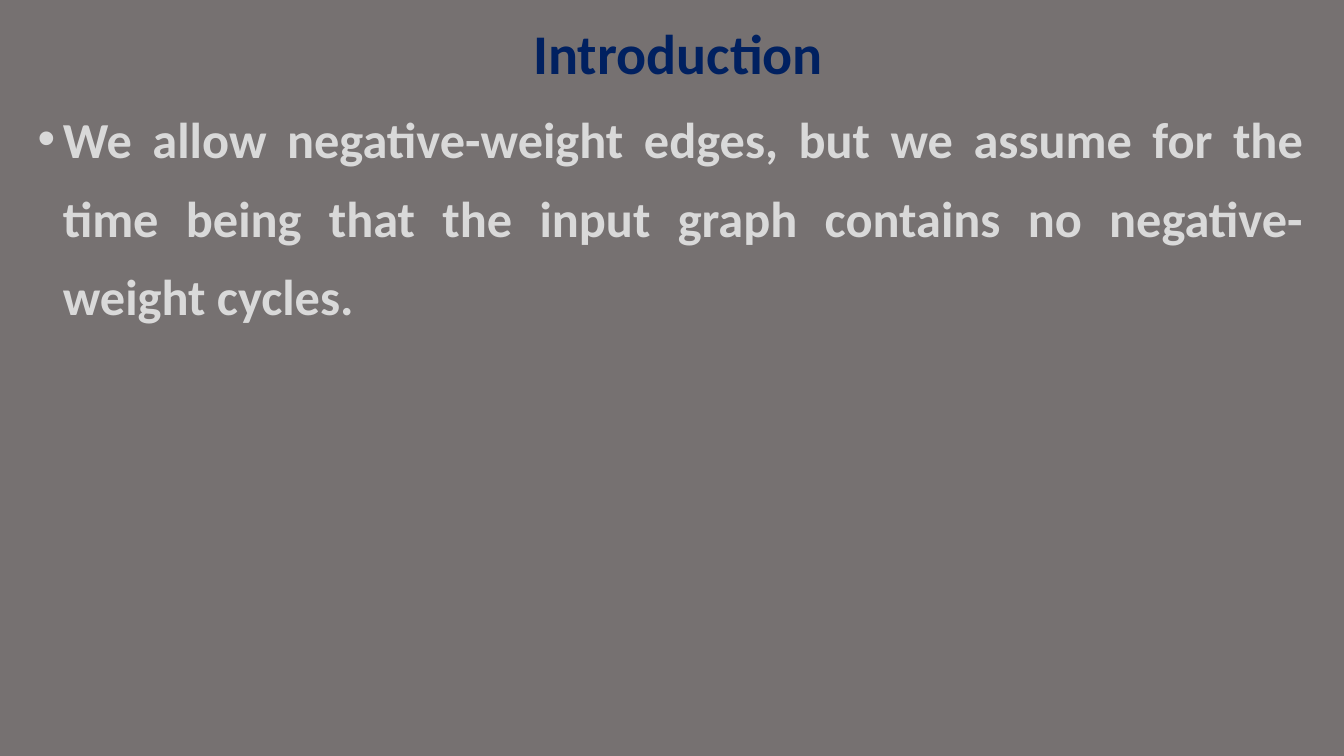
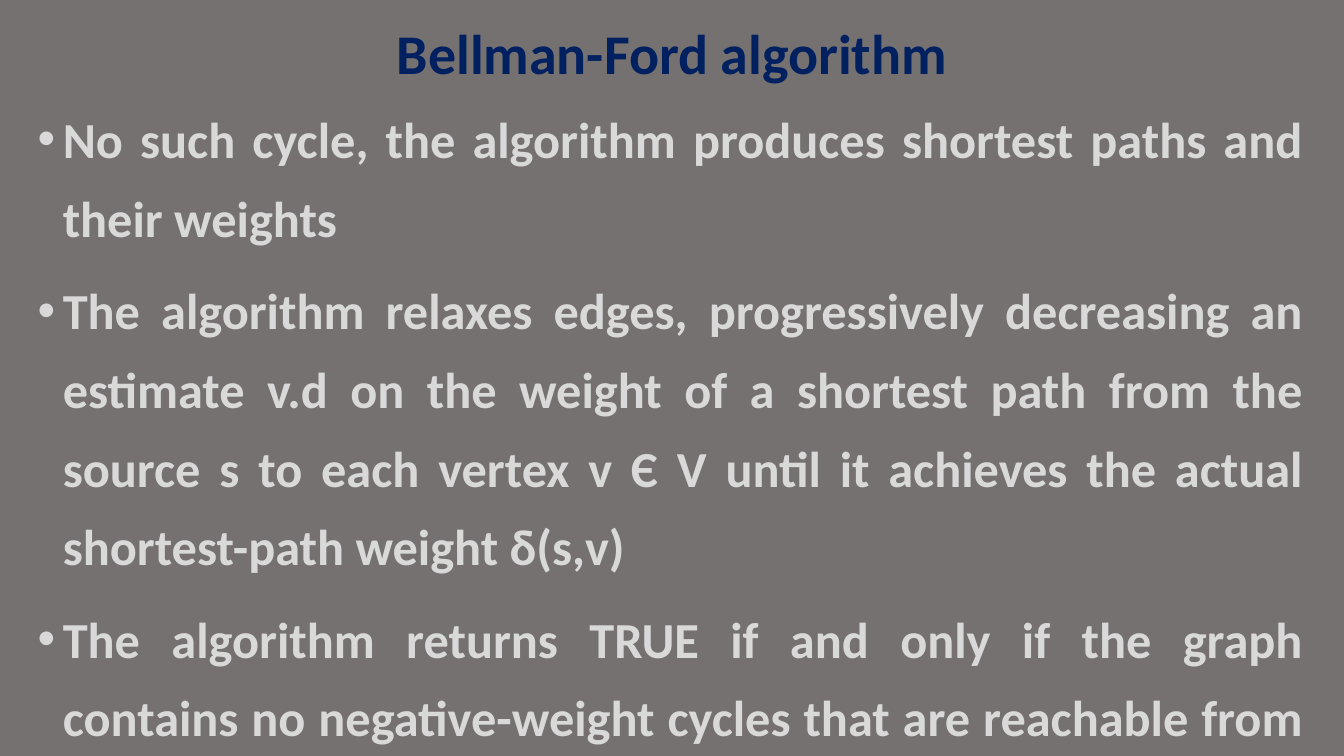
Before and after one commit to janakimeena/Old_Repo_22, a slide deck: slide 27 of Ex11a/dijkstra.pptx (slide 9 before the commit). Drawn at 1344x756 pixels with LibreOffice and Linux fonts; fonts in the diff are those of the drawing. Boxes give left, top, right and bottom in pixels: in the first picture for what was removed or moved away, otherwise in the second. Text is boxed around its words. In the diff, an @@ line names an element or a change of style, - is before the commit and + after.

```diff
--- a/Ex11a/dijkstra.pptx
+++ b/Ex11a/dijkstra.pptx
@@ title at box(397, 35, 947, 84): text changed @@
-Introduction
+Bellman-Ford algorithm
@@ text at box(63, 123, 1303, 745): text changed @@
-• We allow negative-weight edges, but we assume for the time being that the input graph contains no negative-weight cycles.
+• No such cycle, the algorithm produces shortest paths and their weights
+• The algorithm relaxes edges, progressively decreasing an estimate v.d on the weight of a shortest path from the source s to each vertex v Є V until it achieves the actual shortest-path weight δ(s,v)
+• The algorithm returns TRUE if and only if the graph contains no negative-weight cycles that are reachable from the source.
```
Also in this commit, not shown: 1 other slide changed, 29 slides added, 2 slides removed, 1 other file.
